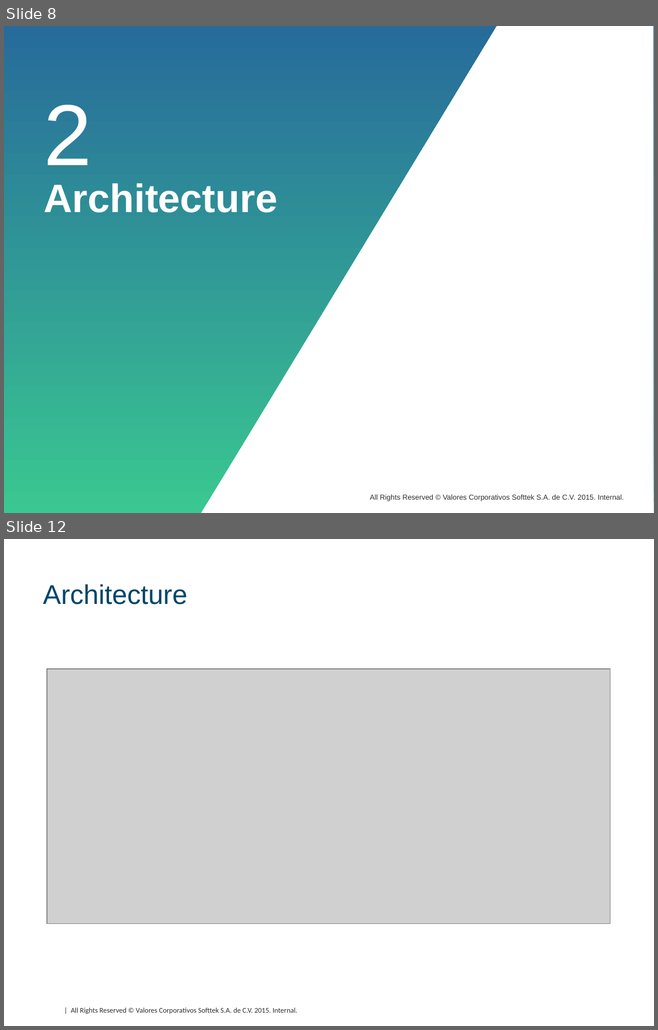
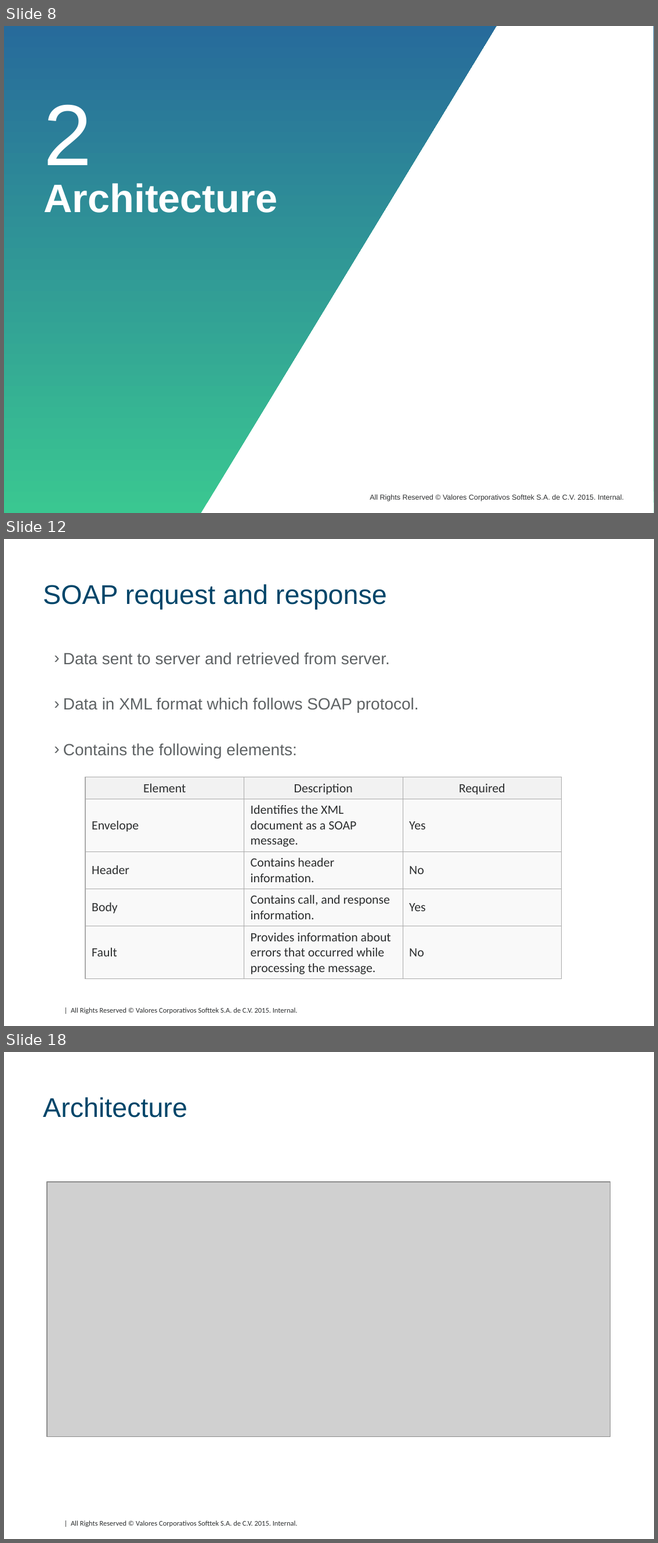
Before and after one commit to DavidHertz/WebServices, a slide deck: SOAP/doc/SOAP.pptx. Shown one above the other, each under a label of ours: slides 8 and 12 before the commit, slides 8, 12 and 18 after it; the slides between them are not shown. The pictures are 658x1030 and 658x1543 pixels, drawn with LibreOffice and Linux fonts; fonts in the diff are those of the drawing; grey boxes stand for pictures; background and template pictures are left out. Boxes give left, top, right and bottom in pixels: in the first picture for what was removed or moved away, otherwise in the second. Text is boxed around its words. In the diff, an @@ line names an element or a change of style, - is before the commit and + after.

```diff
--- a/SOAP/doc/SOAP.pptx
+++ b/SOAP/doc/SOAP.pptx
@@ slide 12 added at box(4, 539, 654, 1026), background #FFFFFF; not listed: 1 template element that a slide beside it also shows @@
@@ title added at box(43, 584, 387, 609), 30 pt, text #004569 @@
+SOAP request and response
@@ text added at box(63, 652, 418, 758), 18 pt, text #5E6264 @@
+› Data sent to server and retrieved from server.
+› Data in XML format which follows SOAP protocol.
+› Contains the following elements:
@@ table added at box(85, 777, 561, 977), 5 rows, 3 columns @@
+Element | Description | Required
+Envelope | Identifies the XML document as a SOAP message. | Yes
+Header | Contains header information. | No
+Body | Contains call, and response information. | Yes
+Fault | Provides information about errors that occurred while processing the message. | No
@@ what was slide 12 is now slide 18 @@
```
Also in this commit, not shown: 4 slides changed, 8 other slides added, 12 slides removed, 16 other files.
